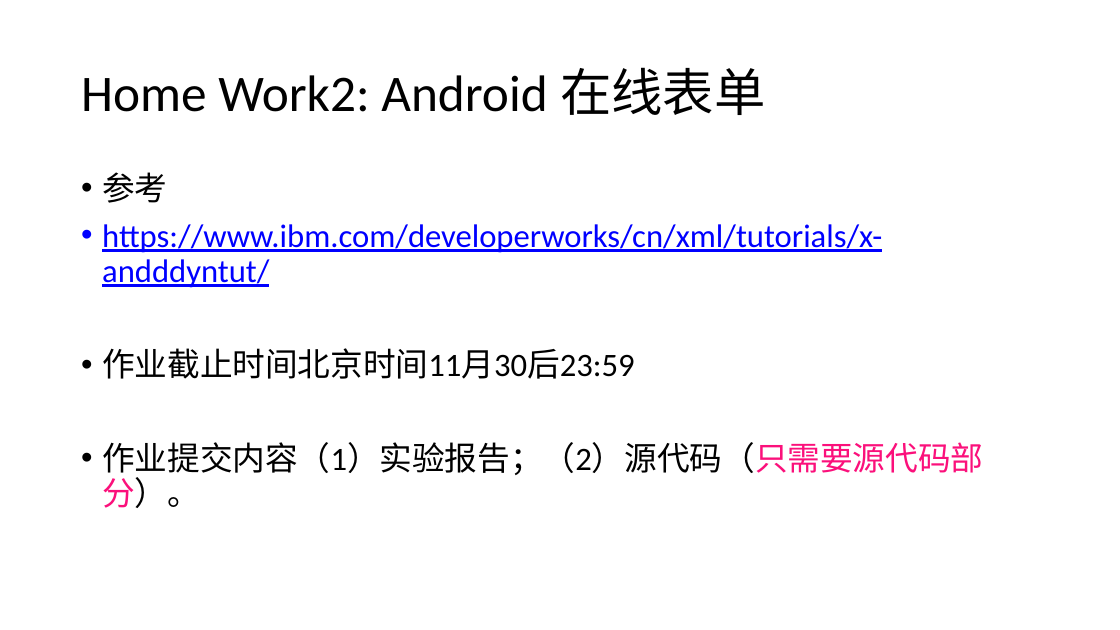
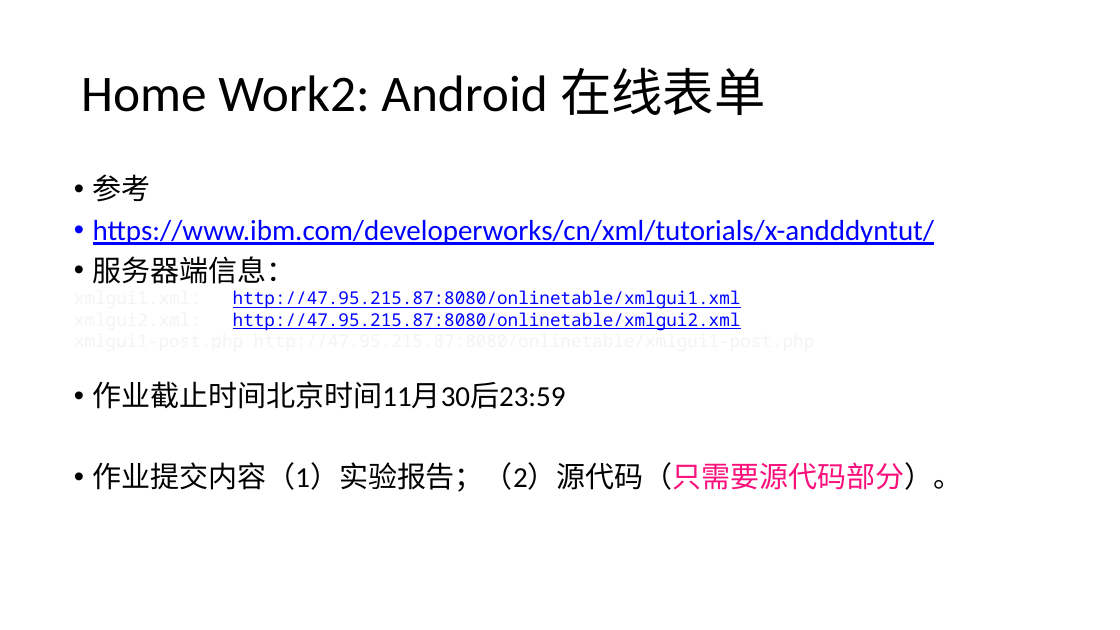
Before and after one commit to djuanbei/18Android1, a slide deck: slide 25 of ppt/ch4.pptx. Drawn at 1120x630 pixels with LibreOffice and Linux fonts; fonts in the diff are those of the drawing. Boxes give left, top, right and bottom in pixels: in the first picture for what was removed or moved away, otherwise in the second. Text is boxed around its words. In the diff, an @@ line names an element or a change of style, - is before the commit and + after.

Commit message:
ok:

```diff
--- a/ppt/ch4.pptx
+++ b/ppt/ch4.pptx
@@ text "参考": place and size @@
-text "参考" at box(102, 172, 983, 508)
+text "参考" at box(93, 174, 963, 492)
@@ text at box(93, 174, 963, 492): size 28 to 24.9 pt in "参考", "https://www.ibm.com/developerworks/cn/xml/tutorials/x-andddy ...", "作业截止时间北京时间11月30后23:59", "作业提交内容（1）实验报告；（2）源代码（只需要源代码部分）。"; indent changed; less space between paragraphs @@
@@ text at box(93, 256, 815, 353): paragraphs added @@
+• 服务器端信息：
+xmlgui1.xml: http://47.95.215.87:8080/onlinetable/xmlgui1.xml
+xmlgui2.xml: http://47.95.215.87:8080/onlinetable/xmlgui2.xml
+xmlgui1-post.php http://47.95.215.87:8080/onlinetable/xmlgui1-post.php
```
Also in this commit, not shown: 1 other slide changed.
